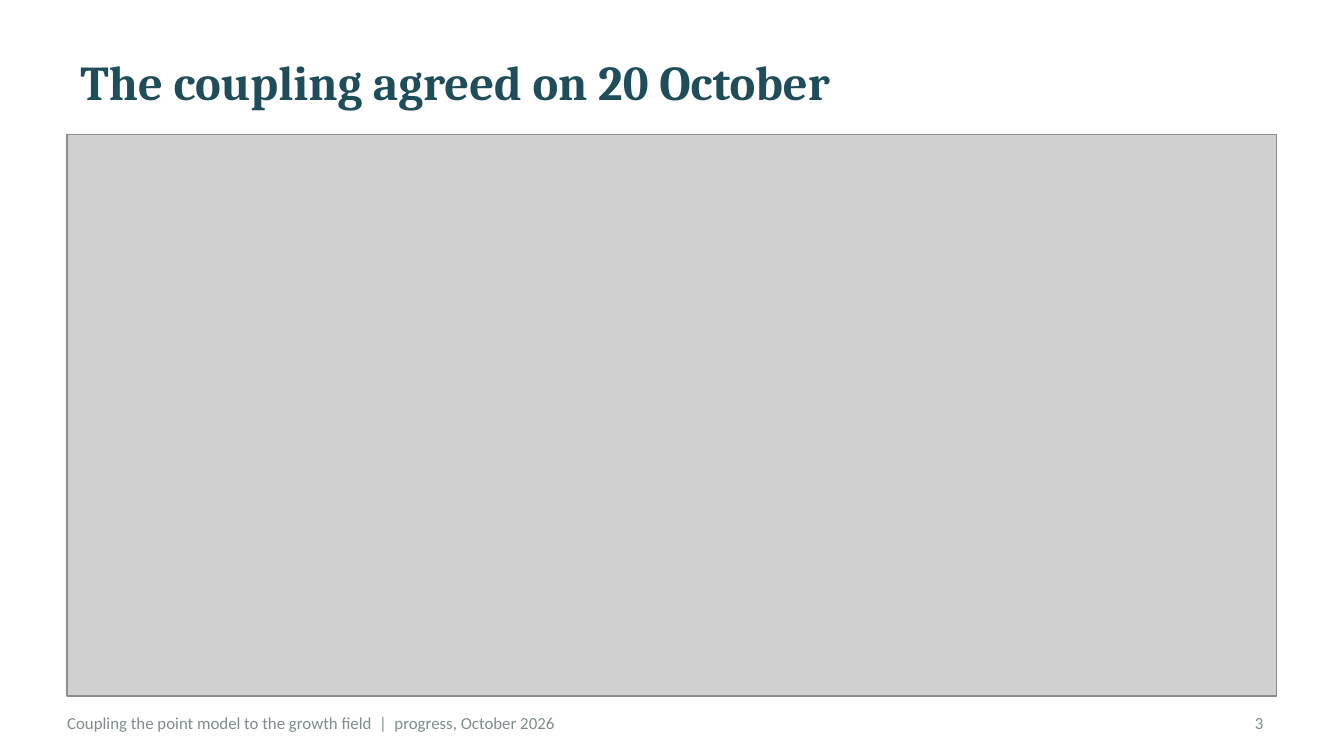
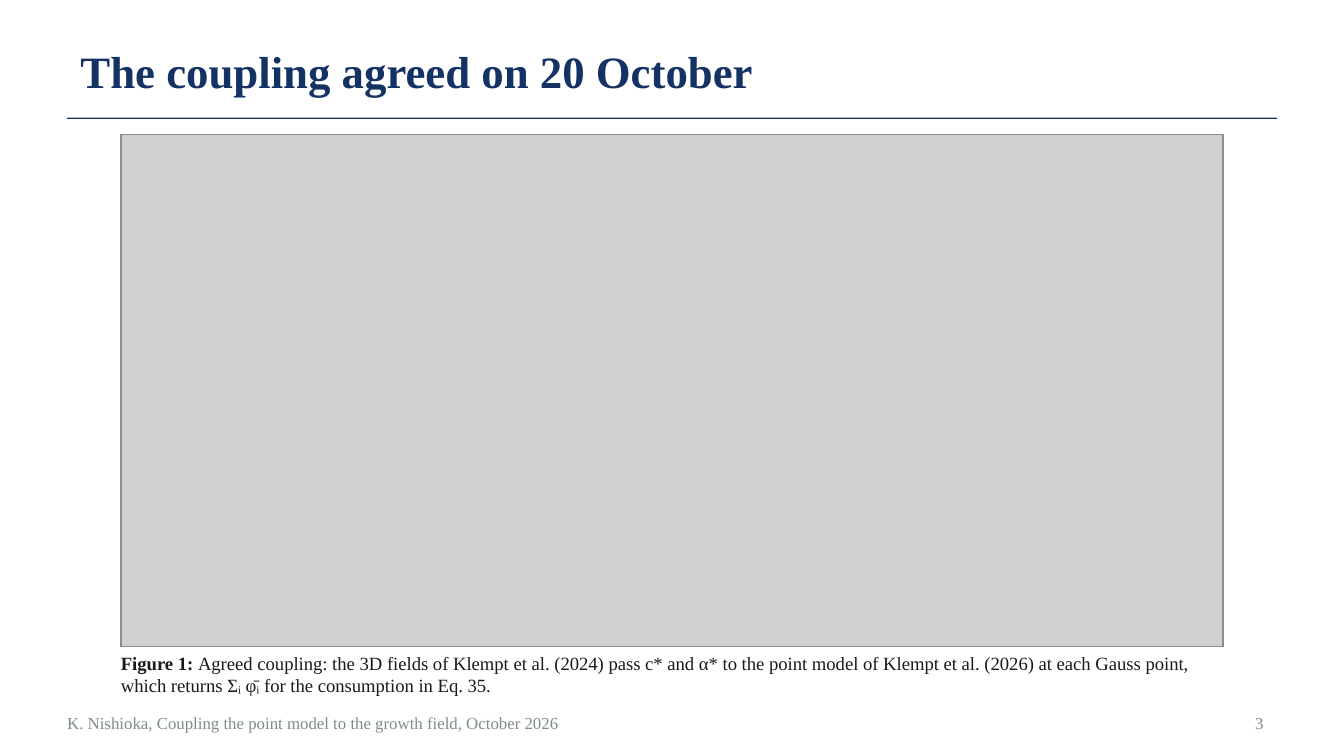
Before and after one commit to keisuke58/pde-fem-biofilm, a slide deck: slide 3 of slides_progress_2026-10.pptx. Drawn at 1344x756 pixels with LibreOffice and Linux fonts; fonts in the diff are those of the drawing; grey boxes stand for pictures. Boxes give left, top, right and bottom in pixels: in the first picture for what was removed or moved away, otherwise in the second. Text is boxed around its words. In the diff, an @@ line names an element or a change of style, - is before the commit and + after.

Commit message:
Progress deck (pptx) in the thesis style: Times, numbered captions, references

```diff
--- a/slides_progress_2026-10.pptx
+++ b/slides_progress_2026-10.pptx
@@ title "The coupling agreed on 20 ...": place and size @@
-title "The coupling agreed on 20 ..." at box(80, 66, 829, 110)
+title "The coupling agreed on 20 ..." at box(80, 57, 753, 98)
@@ title "The coupling agreed on 20 ..." at box(80, 57, 753, 98): size 26 to 24 pt, font Cambria to Times New Roman, text colour #1F4E5A to #143264 @@
@@ line added from (67, 118) to (1277, 118), #143264 0.75 pt @@
@@ picture: place and size @@
-picture at box(67, 134, 1277, 696)
+picture at box(121, 134, 1223, 646)
@@ text added at box(121, 657, 1189, 696), 10 pt, text #1A1A1A @@
+Figure 1: Agreed coupling: the 3D fields of Klempt et al. (2024) pass c* and α* to the point model of Klempt et al. (2026) at each Gauss point, which returns Σᵢ φ̄ᵢ for the consumption in Eq. 35.
@@ text at box(67, 717, 559, 733): text changed; font Calibri to Times New Roman @@
-Coupling the point model to the growth field | progress, October 2026
+K. Nishioka, Coupling the point model to the growth field, October 2026
@@ page number at box(1255, 718, 1263, 729): font Calibri to Times New Roman @@
```
Also in this commit, not shown: 13 other slides changed, 1 slide added.
